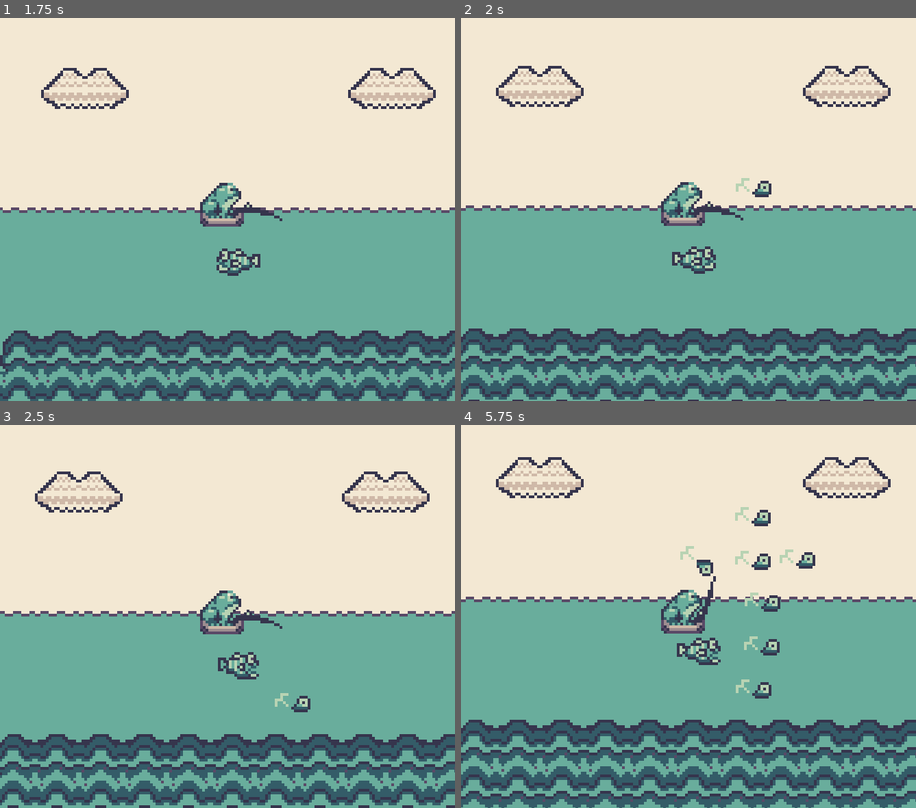
Above: before the commit, frames 1-4 (two rows, left to right).
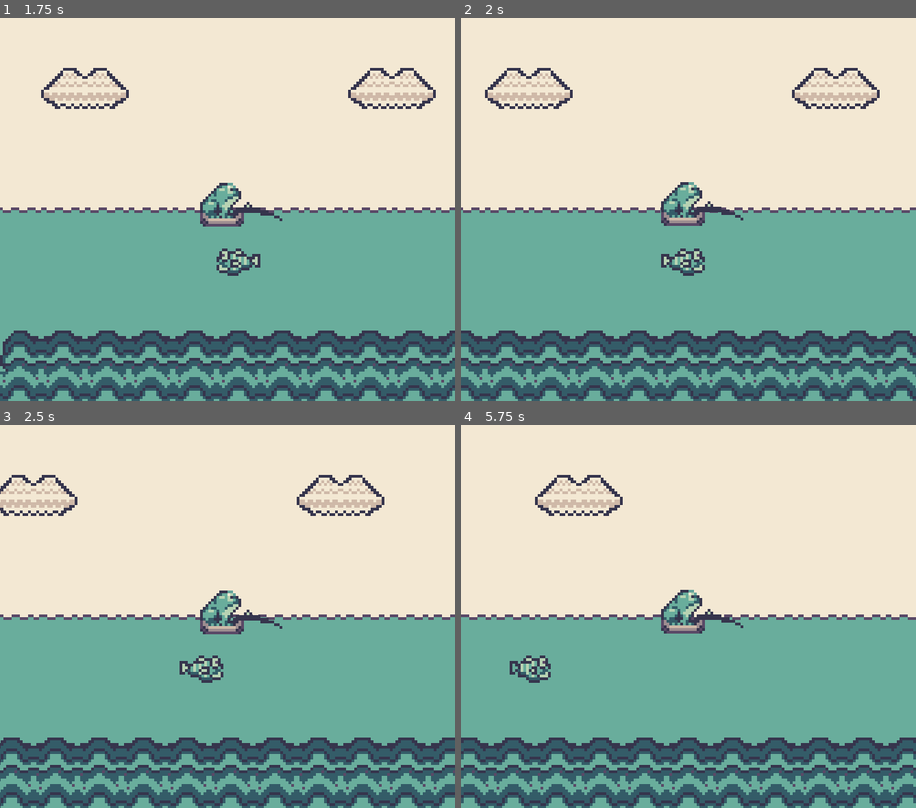
Above: after the commit, the same moments.

Repository: TaraSophieDev/Frog-Adventures-Fishing-Edition-Cancelled
Game: Godot game, scene res://Scenes/World.tscn
The game is run twice, just before and just after one commit, with the same random seed, the same clock (stepped at 60 frames per second) and the same inputs.
Inputs:
- Up to frame 1 (1.75 s): hold D (right) 0.53-1.28 s; tap Z (a_button) at 0.6, 1.35 s; hold A (left) from 1.28 s (still down)
- Up to frame 2 (2 s): keep holding A (left)
- Up to frame 3 (2.5 s): release A (left) at 2.03 s; hold D (right) from 2.03 s (still down); tap Z (a_button) at 2.1 s
- Up to frame 4 (5.75 s): tap Z (a_button) every 0.75 s from 2.85 to 5.1 s; release D (right) at 3.53 s; hold A (left) from 3.53 s (still down)

Frame 1 is identical in both runs. In frame 2, 15% of the frame differs, in the area x 0-100%, y 12-100%; in frame 3, 15%; in frame 4, 25%, in the area x 0-100%, y 8-100%.
Error before the commit: Invalid get index 'flip_h' (on base: 'null instance'). (res://Misc/BaitEntity.gd:36)

Commit message:
fixed bugs

Diff:
--- a/Player/Player.gd
+++ b/Player/Player.gd
@@ -1,13 +1,13 @@
 extends KinematicBody2D
 
 onready var frogSprite = $FrogSprite
-onready var baitSprite = $FrogSprite/Bait/Sprite
+#onready var baitSprite = $FrogSprite/Bait/Sprite
 onready var swimP = $SwimmingPlayer
 onready var swingP = $SwingPlayer
 onready var bSLeft = $BaitSpawnLeft
 onready var bSRight = $BaitSpawnRight
 
-onready var bait = preload("res://Misc/BaitEntity.tscn")
+onready var bait = get_node("BaitEntity")
 
 
 enum {
@@ -36,10 +36,6 @@
 		CATCHING:
 			pass
 
-	#Checks if a button is activated
-	if Input.is_action_just_pressed("a_button"):
-		state = THROWING
-
 	motion = move_and_slide(motion)
 
 func move():
@@ -52,18 +48,25 @@
 	else:
 		motion.x = 0
 
+	if Input.is_action_just_pressed("a_button"):
+		state = THROWING
+
+
 func playThrowingAnim():
 	swingP.play("swing")
 	spawnBait()
 	state = FISHING
 
 func spawnBait():
-	var bait_instance = bait.instance()
+	#var bait_instance = bait.instance()
 	yield(get_tree().create_timer(1.10), "timeout")
+	bait.show()
 	if frogSprite.flip_h == false:
-		bait_instance.get_node("Sprite").flip_h = true
-		bait_instance.position = bSLeft.get_global_position()
+		bait.get_node("Sprite").flip_h = true
+		bait.position = bSLeft.get_global_position()
+		state = FISHING
 	if frogSprite.flip_h == true:
-		bait_instance.get_node("Sprite").flip_h = false
-		bait_instance.position = bSRight.get_global_position()
-	get_tree().get_root().add_child(bait_instance)
+		bait.get_node("Sprite").flip_h = false
+		bait.position = bSRight.get_global_position()
+		state = FISHING
+	#get_tree().get_root().add_child(bait_instance)
